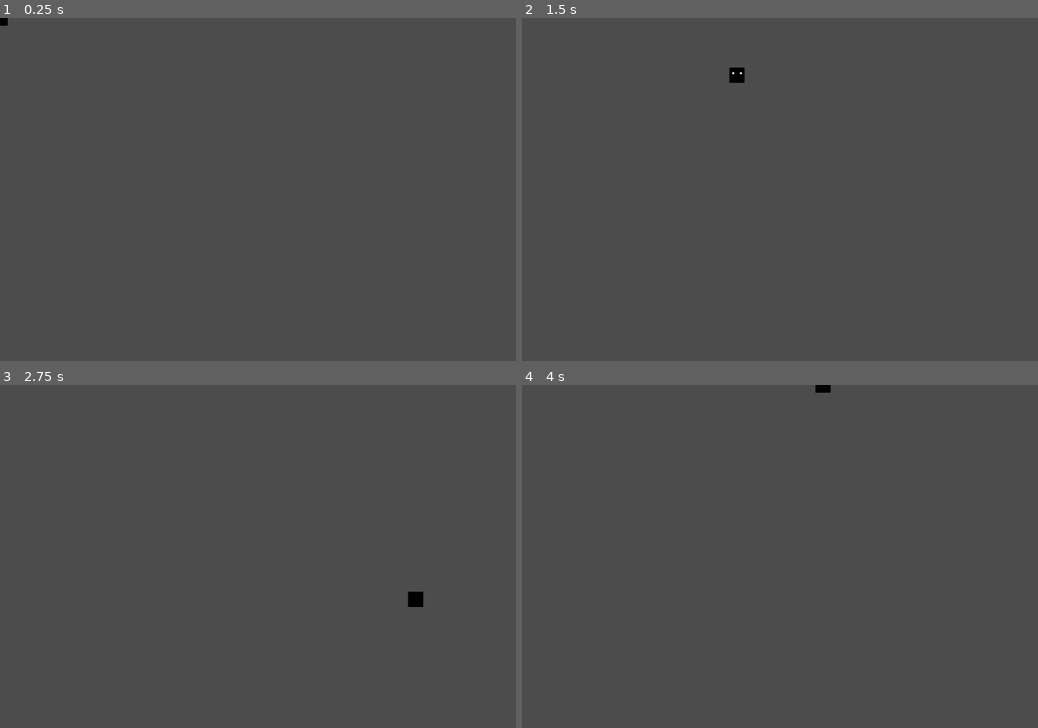
Above: before the commit, frames 1-4 (two rows, left to right).
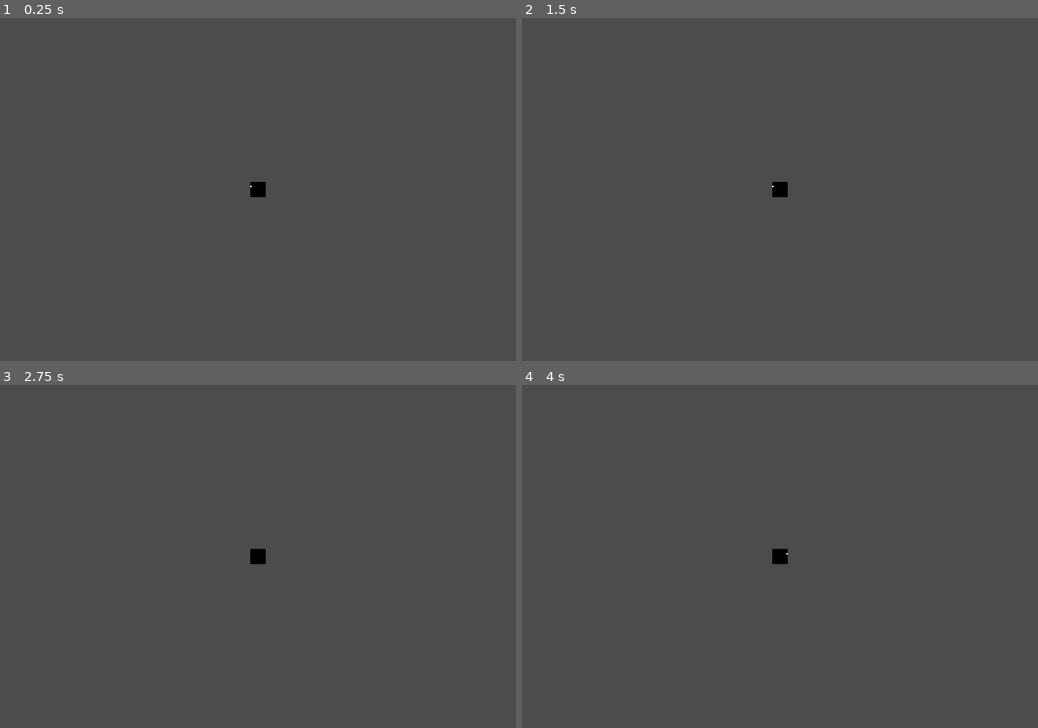
Above: after the commit, the same moments.

Repository: Merliin42/Ludum-Dare-44
Game: Godot game, scene res://Scenes/Character.tscn
The game is run twice, just before and just after one commit, with the same random seed, the same clock (stepped at 60 frames per second) and the same inputs. The project has no main scene, so this scene is started directly.
Inputs (mouse positions are in pixels of both pictures, inside the frame that each line leads up to):
- Up to frame 1 (0.25 s): no input
- Up to frame 2 (1.5 s): tap Enter at 0.5 s; move the mouse to (893, 172) at 0.52 s; hold Right (ui_right) 0.53-1.28 s; move the mouse to (676, 206) at 1.27 s; hold Down (ui_down) from 1.28 s (still down)
- Up to frame 3 (2.75 s): move the mouse to (309, 481) at 2.02 s; release Down (ui_down) at 2.03 s; hold Right (ui_right) from 2.03 s (still down)
- Up to frame 4 (4 s): move the mouse to (754, 625) at 2.77 s; release Right (ui_right) at 2.78 s; hold Up (ui_up) 2.78-3.53 s; move the mouse to (934, 607) at 3.52 s; hold Left (ui_left) from 3.53 s (still down)

The runs differ from the first frame. In frame 1, 0.2% of the frame differs, in the area x 0-52%, y 0-53%; in frame 2, 0.3%; in frame 3, 0.3%, in the area x 48-82%, y 47-65%; in frame 4, 0.2%.

Commit message:
Fix camera + collision character

Diff:
--- a/Scenes/Character.tscn
+++ b/Scenes/Character.tscn
@@ -45,3 +45,6 @@
 
 [node name="CollisionShape2D" type="CollisionShape2D" parent="."]
 shape = SubResource( 2 )
+
+[node name="Camera2D" type="Camera2D" parent="."]
+current = true
--- a/Scripts/Character.gd
+++ b/Scripts/Character.gd
@@ -18,7 +18,7 @@
 
 	movedir.x = -int(left) + int(right)
 	movedir.y = -int(up) + int(down)
-	position += movedir * SPEED
+	move_and_slide(movedir * SPEED)
 
 func animation():
 	var animation = String()
